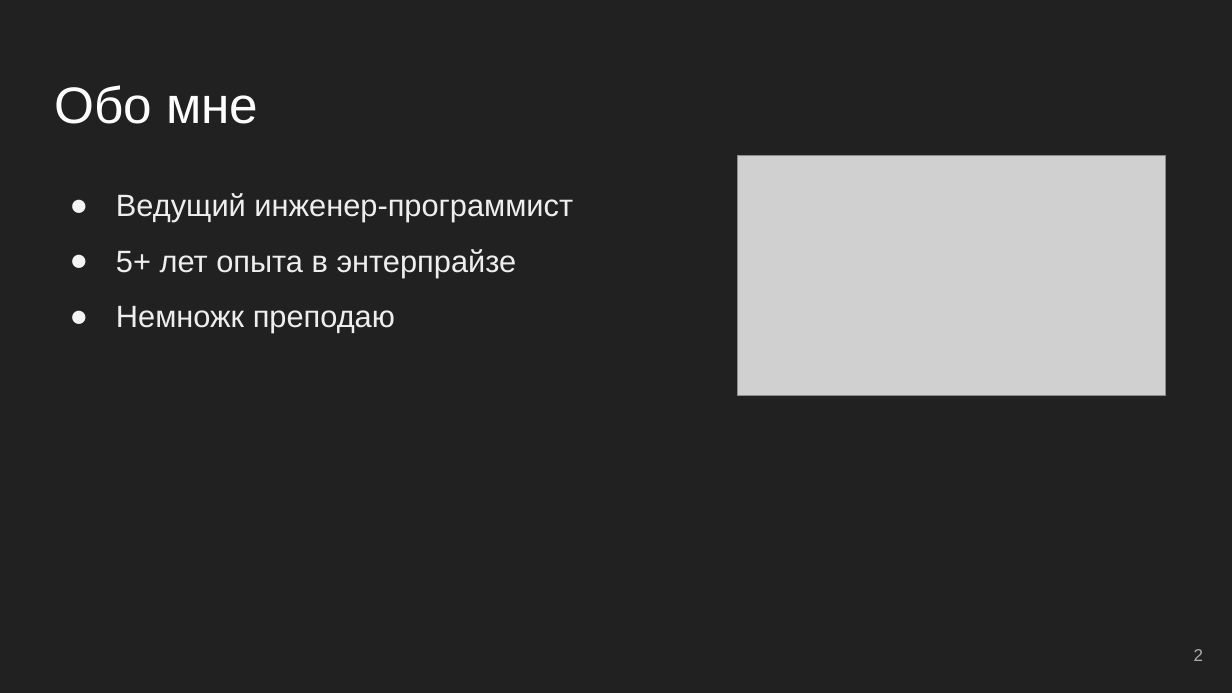
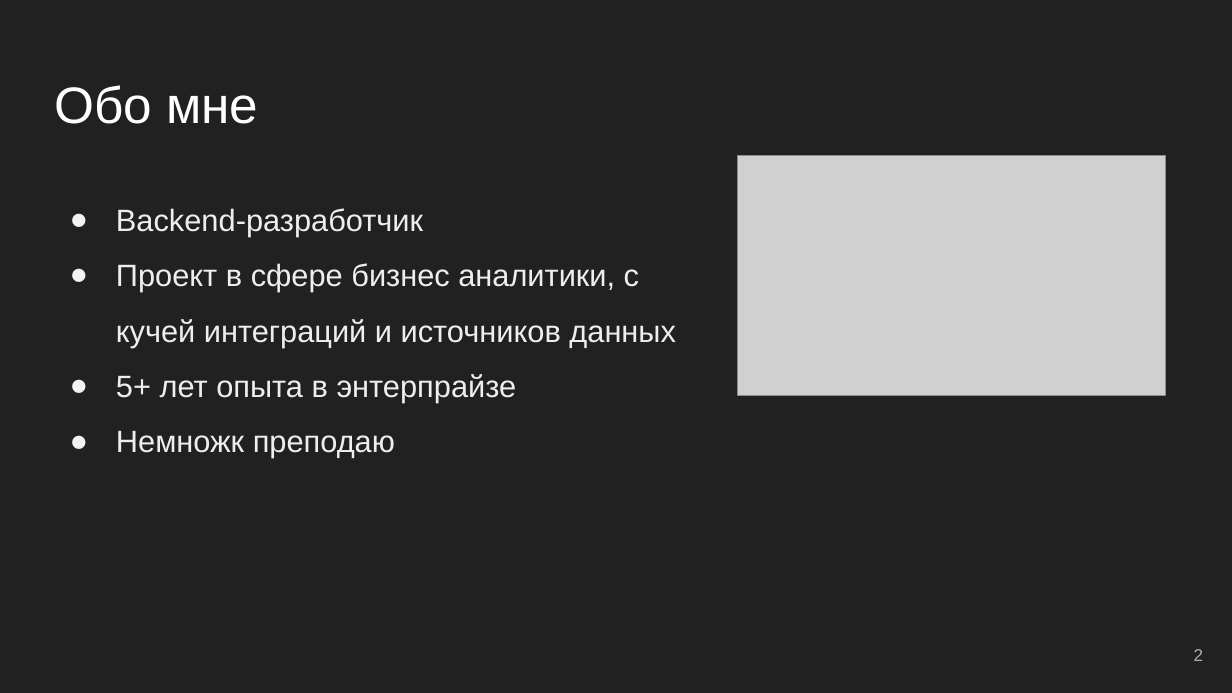
Before and after one commit to mastrakov/speeches, a slide deck: slide 2 of production ready code.pptx. Drawn at 1232x693 pixels with LibreOffice and Linux fonts; fonts in the diff are those of the drawing; grey boxes stand for pictures; background and template pictures are left out. Boxes give left, top, right and bottom in pixels: in the first picture for what was removed or moved away, otherwise in the second. Text is boxed around its words. In the diff, an @@ line names an element or a change of style, - is before the commit and + after.

```diff
--- a/production ready code.pptx
+++ b/production ready code.pptx
@@ text "Backend-разработчик": place and size @@
-text "Backend-разработчик" at [116, 193, 573, 333]
+text "Backend-разработчик" at [116, 208, 676, 458]
@@ text at [116, 208, 676, 347]: text changed @@
-● Ведущий инженер-программист
+● Backend-разработчик
+● Проект в сфере бизнес аналитики, с кучей интеграций и источников данных
```
Also in this commit, not shown: 6 other slides changed, 2 slides added, 2 slides removed.
